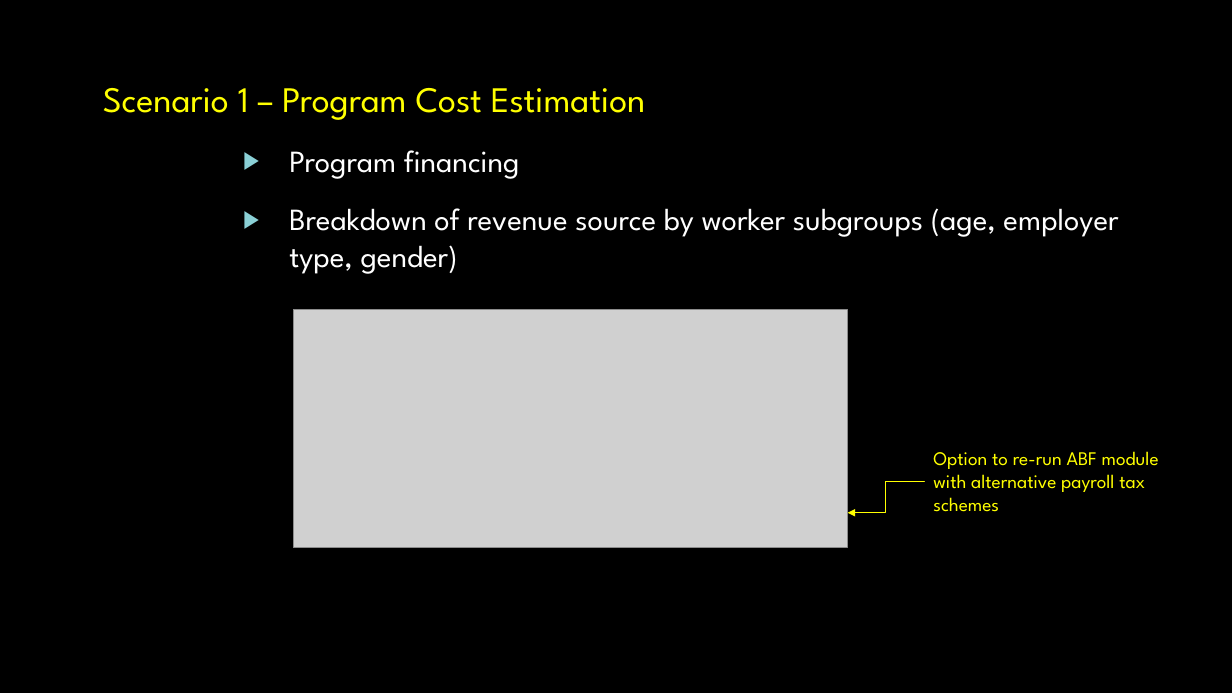
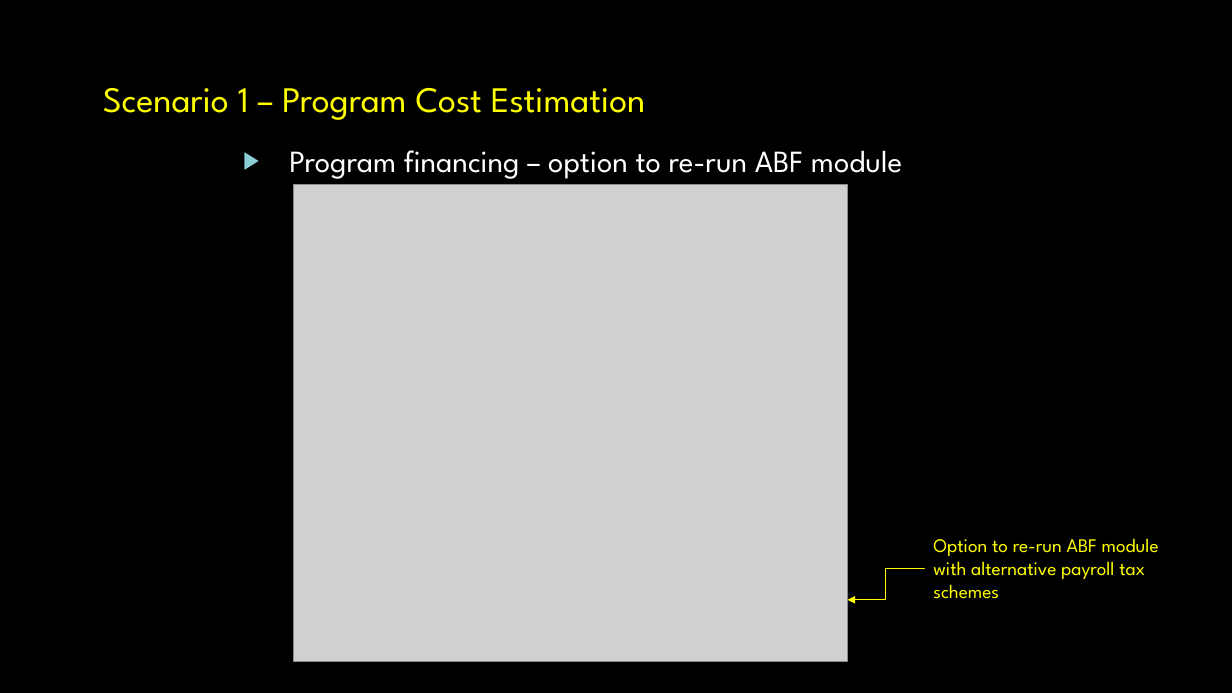
Before and after one commit to m-trinh/microsim, a slide deck: slide 28 of draft/demo_external_20191213/121319 Microsim Demonstration_cz_lp.pptx (slide 23 before the commit). Drawn at 1232x693 pixels with LibreOffice and Linux fonts; fonts in the diff are those of the drawing; grey boxes stand for pictures; background and template pictures are left out. Boxes give left, top, right and bottom in pixels: in the first picture for what was removed or moved away, otherwise in the second. Text is boxed around its words. In the diff, an @@ line names an element or a change of style, - is before the commit and + after.

```diff
--- a/draft/demo_external_20191213/121319 Microsim Demonstration_cz_lp.pptx
+++ b/draft/demo_external_20191213/121319 Microsim Demonstration_cz_lp.pptx
@@ text at bbox=[289, 150, 902, 179]: text changed @@
-      ▶ Program financing
-      ▶ Breakdown of revenue source by worker subgroups (age, employer type, gender)
+      ▶ Program financing – option to re-run ABF module
@@ picture added at bbox=[293, 185, 848, 662] @@
@@ picture removed at bbox=[293, 310, 848, 548] @@
@@ text "Option to re-run ABF module ...": place and size @@
-text "Option to re-run ABF module ..." at bbox=[933, 451, 1159, 512]
+text "Option to re-run ABF module ..." at bbox=[933, 538, 1159, 599]
@@ elbow arrow moved from (924, 481) - (848, 513) to (924, 568) - (848, 600) @@
```
Also in this commit, not shown: 14 other slides changed, 7 slides added, 3 slides removed, 11 other files.
